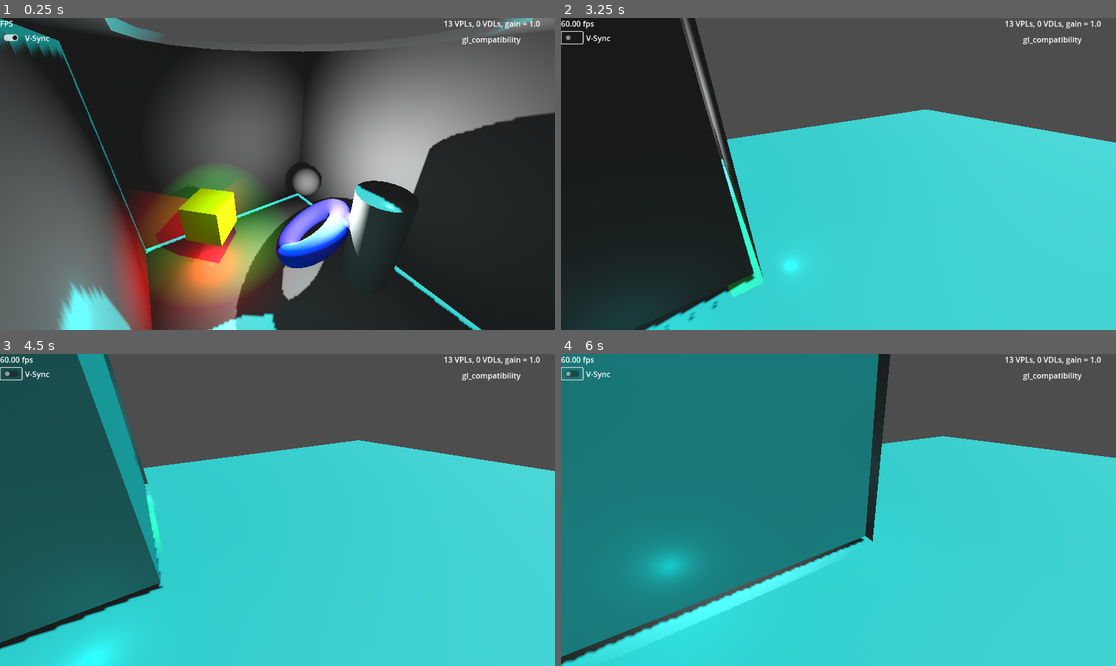
Above: before the commit, frames 1-4 (two rows, left to right).
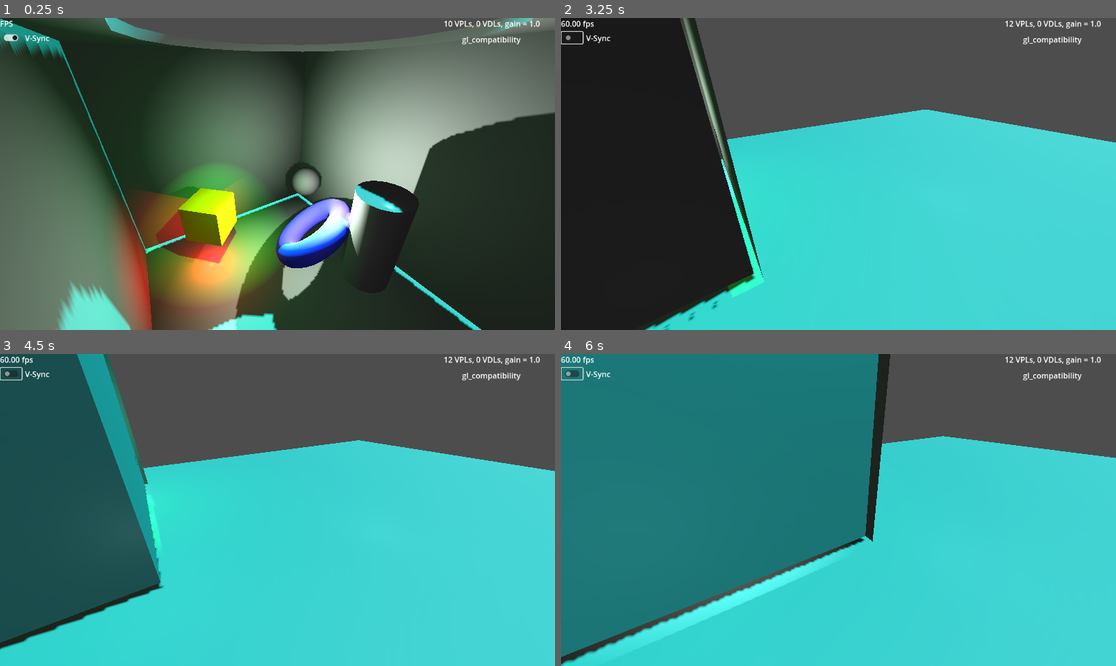
Above: after the commit, the same moments.

Repository: GregPickering/O1S_FauxGI
Game: Godot game, scene res://Scenes/scene_3d.tscn
The game is run twice, just before and just after one commit, with the same random seed, the same clock (stepped at 60 frames per second) and the same inputs.
Inputs (mouse positions are in pixels of both pictures, inside the frame that each line leads up to):
- Up to frame 1 (0.25 s): no input
- Up to frame 2 (3.25 s): tap Enter at 0.5 s; move the mouse to (960, 158) at 0.52 s; hold D 0.53-1.25 s; tap Q at 0.6, 2.85 s; click (960, 158) at 0.67 s; drag from (727, 189) to (810, 236) at 1.27 s; click (572, 36) at 2 s; move the mouse to (894, 105) at 2.77 s; hold D from 2.78 s (still down)
- Up to frame 3 (4.5 s): release D at 3.5 s; drag from (249, 572) to (111, 463) at 3.52 s; move the mouse to (444, 556) at 4.27 s; hold A from 4.28 s (still down); tap Q at 4.35 s
- Up to frame 4 (6 s): release A at 5 s; drag from (672, 463) to (755, 432) at 5.02 s; move the mouse to (866, 510) at 5.77 s; hold S from 5.78 s (still down); tap Q at 5.85 s; click (866, 510) at 5.92 s

The runs differ from the first frame. In frame 1, 16% of the frame differs, in the area x 10-82%, y 0-100%; in frame 2, 1.4%; in frame 3, 0.7%; in frame 4, 1.2%.

Commit message:
Directional lights well well now.
All directional lights are handled with a shared set of VPLs:
Base ray (plus oversampling) are cast from the camera, then backed off a bit.
Those hit points are checked against each directional light to see if they light it.
If so, we store the total energy, average color, position, and normal as a VPL

Diff:
--- a/O1S_FauxGI/faux_gi.gd
+++ b/O1S_FauxGI/faux_gi.gd
@@ -41,6 +41,9 @@
 ## scales all light power
 const scale_all_light_energy : float = 0.25
 
+# are we running in the editor
+var in_editor : bool = Engine.is_editor_hint()
+
 @export_category( "Scene Integration" )
 ## The node containing all the lights we wish to GI-ify
 @export var top_node : Node3D = null
@@ -64,7 +67,7 @@
 		set( value ):
 			per_omni = value
 			light_data_stale = true
-## How many raycasts per VPL per _physics_process, 0+
+## How many raycasts per VPL per _physics_process for spot and omni lights, 0+
 @export_range( 0, 100 ) var oversample : int = 8
 ## Filter the VPLs over time (0=never update/infinite filtering, 1=instant update/no filtering)
 @export_range( 0.01, 1.0, 0.01 ) var temporal_filter : float = 0.25
@@ -72,19 +75,19 @@
 @export_range( 0.0, 1.1, 0.01 ) var placement_fraction : float = 0.5
 
 @export_category( "Directional Lights" )
-## Generate a grid of NxN VPLs to approximate all DirectionalLight3D's.  A value
-## of 0 will use Virtual Directional Lights instead (which is a horrible
-## approximation for indoors)
-@export_range( 0, 16 ) var dir_NxN : int = 0
+## How many shared VPLs to approximate all DirectionalLight3D's.  A value
+## of 0 will use Virtual Directional Lights instead (which is a cheap but
+## horrible approximation for indoors)
+@export_range( 0, 16 ) var per_directional : int = 3:
+		set( value ):
+			per_directional = value
+			light_data_stale = true
+## How many raycasts per VPL per _physics_process for directional lights, 1+
+@export_range( 1, 100 ) var oversample_dir : int = 16
 ## Max distance for the placement of directional light bounces
-@export var directional_proximity : float = 5.0
+@export var directional_proximity : float = 20.0
 ## Max distance to check for directional light being intercepted
-@export var thickness : float = 10.0
-## Move the (average) contact point
-@export var shift_contact : float = 0.0
-enum DirCastPlane { NONE, X, Y, Z, ADAPT }
-## Cast all directional sample points into a plane
-@export var cast_plane : DirCastPlane = DirCastPlane.Y
+@export var thickness : float = 100.0
 
 # original light sources in the scene
 var light_sources : Array[ Light3D ] = []
@@ -94,7 +97,7 @@
 # do we need to start fresh with the temporal data?
 var light_data_stale : bool = true
 # put all directional lights into a grid
-var light_dir_grid : Array[ Dictionary ]
+var token_directional_light := DirectionalLight3D.new() # don't attach
 
 # keep a pool of our Virtual Points Lights
 var VPL_inst : Array[ RID ] = []
@@ -130,9 +133,7 @@
 	raycast_hits.clear()
 	raycast_misses.clear()
 	if bounce_gain >= 0.01:
-		light_dir_grid.clear()
-		if dir_NxN > 0:
-			light_dir_grid.resize( dir_NxN * dir_NxN )
+		var active_dir_lights : Array[ DirectionalLight3D ]
 		# to I need to refresh all light data?
 		if light_data_stale:
 			light_filter.clear()
@@ -140,28 +141,27 @@
 			light_data_stale = false
 		# now run through all active light sources in the scene
 		for light in light_sources:
-			if light.is_visible_in_tree():
+			if light.is_visible_in_tree() and (light.light_energy > 0.0):
 				light_filter.get_or_add( light, {} )
 				light_data.get_or_add( light, {} )
 				match light.get_class():
-					"DirectionalLight3D": process_dirl( light )
+					"DirectionalLight3D":
+						#process_dirl( light )
+						active_dir_lights.push_back( light )
 					"OmniLight3D": process_omni( light )
 					"SpotLight3D": process_spot( light )
 			else:
 				light_filter.erase( light )
 				light_data.erase( light )
+		# Directional lights
+		handle_all_directional_lights( active_dir_lights )
 		# Gather all active VPLs into a convenient array
 		var preVPLs : Array[ Dictionary ] = []
 		for light in light_data:
 			for idx in light_data[ light ]:
 				if light_data[ light ][ idx ][ ray_storage.energy ] > 0.0:
 					preVPLs.push_back( light_data[ light ][ idx ] )
-					preVPLs.back()[ ray_storage.color ] = light.light_color;
-		if light_dir_grid:
-			for lg in light_dir_grid:
-				if lg:
-					if lg[ ray_storage.energy ] > 0.0:
-						preVPLs.push_back( lg )
+					preVPLs.back()[ ray_storage.color ] = light.light_color
 		# Do we need a second pass to filter out the top N VPLs?
 		if preVPLs.size() > max_points:
 			# sort most to least energetic
@@ -242,16 +242,6 @@
 	query.from = from
 	query.to = to
 	var res_ray := space_state.intersect_ray( query )
-	# what did we hit?
-	#if res_ray:
-		## save based on some collision ID
-		#var cid = res_ray.face_index
-		#if not collisions.has( cid ):
-			#collisions[ cid ] = true
-			## and what did we hit?
-			#printt( "Entry " + str( collisions.size() ),
-					#res_ray.collider, res_ray.collider_id,
-					#res_ray.face_index, res_ray.rid, res_ray.shape )
 	# draw it?
 	if show_raycasts:
 		if res_ray:
@@ -305,23 +295,31 @@
 		avg_ray_res[ ray_storage.energy ] = sum_energy / rays.size()
 	return avg_ray_res
 
-func raycast_average( rays_from_to : PackedVector3Array ) -> Dictionary:
+func raycast_average( rays_from_to : PackedVector3Array,
+			target : Vector3, look : Vector3,
+			dist : float ) -> Dictionary:
 	var avg_ray_res : Dictionary
-	var hits : int = 0
+	var sum_score : float = 0.0
 	for ray_idx in range( 0, rays_from_to.size(), 2 ):
 		var res_ray := raycast( rays_from_to[ ray_idx ], rays_from_to[ ray_idx + 1 ] )
 		if res_ray:
-			hits += 1
-			if avg_ray_res:
-				avg_ray_res[ ray_storage.pos ] += res_ray.position
-				avg_ray_res[ ray_storage.norm ] += res_ray.normal
-			else:
-				avg_ray_res[ ray_storage.pos ] = res_ray.position
-				avg_ray_res[ ray_storage.norm ] = res_ray.normal
+			var score : float = lerpf( 1.0, 0.1, clamp(
+					target.distance_to( res_ray.position ) / dist, 0.0, 1.0 ) )
+			score *= max( 0.0, look.dot( res_ray.position - target ) )
+			if (score > 0.0) and (look.dot( res_ray.normal ) < 0.0):
+				sum_score += score
+				if avg_ray_res:
+					avg_ray_res[ ray_storage.pos ] += res_ray.position * score
+					avg_ray_res[ ray_storage.norm ] += res_ray.normal * score
+				else:
+					avg_ray_res[ ray_storage.pos ] = res_ray.position * score
+					avg_ray_res[ ray_storage.norm ] = res_ray.normal * score
 	if avg_ray_res:
-		avg_ray_res[ ray_storage.energy ] = 2.0 * hits / rays_from_to.size()
-		avg_ray_res[ ray_storage.pos ] /= hits
-		avg_ray_res[ ray_storage.norm ] /= hits
+		avg_ray_res[ ray_storage.energy ] = 2.0 * sum_score / rays_from_to.size()
+		avg_ray_res[ ray_storage.pos ] /= sum_score
+		avg_ray_res[ ray_storage.norm ] /= sum_score
+		# debug
+		$DirCastDebug.global_position = avg_ray_res[ ray_storage.pos ]
 	return avg_ray_res
 
 func jitter_ray_angle(	ray : Vector3, N : int, deg : float,
@@ -341,6 +339,44 @@
 			var sample_vec := Vector3.octahedron_decode( samp_2d )
 			rays.push_back( (xform * sample_vec) * length )
 	return rays
+
+var cached_omni_rays : PackedVector3Array = []
+func distribute_omni_rays( N : int ) -> PackedVector3Array:
+	if N != cached_omni_rays.size():
+		cached_omni_rays.clear()
+		match abs( N ):
+			0:	# do nothing
+				pass
+			1:	# this is a single point
+				cached_omni_rays.append( Vector3.DOWN )
+			2:	# up and down
+				const _two_dirs : Array[ Vector3 ] = [
+						Vector3(0,+1,0), Vector3(0,-1,0) ]
+				cached_omni_rays.append_array( _two_dirs )
+			3: # 3 points in a plane (no up/down)
+				const _three_dirs : Array[ Vector3 ] = [
+						Vector3(1,0,0), Vector3(-0.6,0,0.8), Vector3(-0.6,0,-0.8) ]
+				cached_omni_rays.append_array( _three_dirs )
+			4, 5: # 4 faces of a tetrahedron, decent
+				const _tds : float = 1.0 / sqrt( 3.0 )
+				const _tet_dirs : Array[ Vector3 ] = [
+						Vector3(1,1,-1) * _tds, Vector3(1,-1,1) * _tds,
+						Vector3(-1,1,1) * _tds, Vector3(-1,-1,-1) * _tds ]
+				cached_omni_rays.append_array( _tet_dirs )
+				if N == 5:
+					cached_omni_rays.append( Vector3.ONE )
+			_:	# 6 faces of a cube (better), plus more if needed
+				const _cube_dirs : Array[ Vector3 ] = [
+						Vector3(0,0,+1), Vector3(0,0,-1),
+						Vector3(0,+1,0), Vector3(0,-1,0),
+						Vector3(+1,0,0), Vector3(-1,0,0) ]
+				cached_omni_rays.append_array( _cube_dirs )
+				if N > 6:
+					# add extras randomly
+					for i in (N - 6):
+						cached_omni_rays.push_back( Vector3.octahedron_decode(
+								qrnd_distrib( i * 17 + 33 ) ) )
+	return cached_omni_rays.duplicate()
 
 func process_rays_angle( from : Vector3, to : Vector3, N : int, deg : float ) -> Dictionary:
 	if N > 0:
@@ -375,7 +411,7 @@
 		light_filter[ light ].erase( idx )
 		light_data[ light ].erase( idx )
 
-func process_light_rays( light : Light3D, rays : Array[ Vector3 ], angle_deg : float, modulate : float ):
+func process_light_rays( light : Light3D, rays : PackedVector3Array, angle_deg : float, modulate : float ):
 	for ray_idx in rays.size():
 		var ray_res := process_rays_angle(
 						light.global_position,
@@ -388,56 +424,77 @@
 			light_filter[ light ].erase( ray_idx )
 			light_data[ light ].erase( ray_idx )
 
-func process_dirl( light : Light3D ):
-	var light_dir : Vector3 = light.global_basis.z * -thickness
+func process_directional_light_rays(	lights : Array[ DirectionalLight3D ],
+										base_rays : PackedVector3Array,
+										angle_deg : float, modulate : float ):
+	for ray_idx in base_rays.size():
+		# oversample each base ray
+		var N : int = max( 1, oversample_dir )
+		var sum_color : Color = Color()
+		var sum_position := Vector3.ZERO
+		var sum_normal := Vector3.ZERO
+		var sum_energy : float = 0.0
+		var rays := jitter_ray_angle( base_rays[ ray_idx ], N, angle_deg )
+		for ray in rays:
+			# I don't want these raycasts draw, even in debug
+			query.from = _camera.global_position
+			query.to = _camera.global_position + ray
+			var res := space_state.intersect_ray( query )
+			if res:
+				var norm : Vector3 = res.normal
+				# we hit something, now see if the directional lights can hit it too
+				for light in lights:
+					var e : float = norm.dot( light.global_basis.z ) * light.light_energy
+					if e > 0.0:
+						# do a raycast to make sure the directional light doesn't hit anything
+						var pos : Vector3 = lerp( _camera.global_position, res.position, 0.75 )
+						if not raycast(		pos + light.global_basis.z * thickness,
+											pos + light.global_basis.z * 0.001 ):
+							sum_energy += e
+							sum_color += light.light_color * e
+							sum_position += pos * e
+							sum_normal += norm * e
+		if sum_energy > 0.0:
+			var light_entry : Dictionary = {}
+			light_entry[ ray_storage.energy ] = sum_energy
+			light_entry[ ray_storage.pos ] = sum_position / sum_energy
+			light_entry[ ray_storage.norm ] = sum_normal / sum_energy
+			light_entry[ ray_storage.color ] = sum_color / sum_energy
+			light_entry[ ray_storage.rad ] = directional_proximity
+			update_light_data( token_directional_light, ray_idx, light_entry, modulate / N )
+			active_VPLs += 1
+		else:
+			light_filter[ token_directional_light ].erase( ray_idx )
+			light_data[ token_directional_light ].erase( ray_idx )
+
+func handle_all_directional_lights( lights : Array[ DirectionalLight3D ] ):
+	# like an omnilight, cast rays from the camera
+	if lights:
+		if per_directional > 0:
+			light_filter.get_or_add( token_directional_light, {} )
+			light_data.get_or_add( token_directional_light, {} )
+
+			var rays := distribute_omni_rays( per_directional )
+			for i in rays.size():
+				rays[i] *= directional_proximity
+			# do the ray casts
+			var compensate_N_pts : float = 1.0 / rays.size()
+			var angle_deg : float = sqrt( 14400.0 * compensate_N_pts )
+			process_directional_light_rays( lights, rays, angle_deg,
+							bounce_gain * scale_all_light_energy * compensate_N_pts )
+		else:
+			for light in lights:
+				trivial_directional( light )
+	else:
+		light_filter.erase( token_directional_light )
+		light_data.erase( token_directional_light )
+
+func trivial_directional( light : Light3D ):
 	var e : float = (light.light_energy * light.light_indirect_energy *
 				scale_all_light_energy * bounce_gain)
-	if dir_NxN < 1:
-		# directly place a Virtual Directional Light, instead of VPLs
-		config_VDL( active_VDLs, light.global_basis.z, light.light_color, e )
-		active_VDLs += 1
-	else:
-		e /= dir_NxN * dir_NxN
-		var offset : float = (dir_NxN - 1.0) * 0.5 + 0.5
-		var center : Vector3 = _camera.global_position - _camera.global_basis.z * directional_proximity * 0.35
-		var sample_basis := Basis()
-		match cast_plane:
-			DirCastPlane.X:
-				sample_basis = Basis( Quaternion( _camera.global_basis.y, Vector3(1,0,0) ) )
-			DirCastPlane.Y:
-				sample_basis = Basis( Quaternion( _camera.global_basis.y, Vector3(0,1,0) ) )
-			DirCastPlane.Z:
-				sample_basis = Basis( Quaternion( _camera.global_basis.y, Vector3(0,0,0) ) )
-			DirCastPlane.ADAPT:
-				sample_basis = Basis( Quaternion( _camera.global_basis.y, light.global_basis.z ) )
-		sample_basis *= _camera.global_basis
-		var stride : float = directional_proximity / dir_NxN
-		var stride_i = sample_basis * Vector3( -0.7071, 0, +0.7071 ) * stride
-		var stride_j = sample_basis * Vector3( +0.7071, 0, +0.7071 ) * stride
-		var idx : int = 0
-		for j in dir_NxN:
-			for i in dir_NxN:
-				var rays_from_to : PackedVector3Array = []
-				for samp in oversample:
-					var ij : Vector2 = qrnd_distrib( samp ) + Vector2( i - offset, j - offset )
-					var pt : Vector3 = center + stride_i * ij.x + stride_j * ij.y
-					rays_from_to.push_back( pt - light_dir )
-					rays_from_to.push_back( pt + light_dir )
-				var res_ray := raycast_average( rays_from_to )
-				if res_ray:
-					var norm : Vector3 = res_ray[ ray_storage.norm ]
-					if norm.dot( light.global_basis.z ) > 0.0:
-						#if norm.dot( res_ray[ ray_storage.pos ] - _camera.global_position ) < 0.0:
-						res_ray[ ray_storage.color ] = light.light_color
-						res_ray[ ray_storage.energy ] = e
-						res_ray[ ray_storage.rad ] = directional_proximity
-						res_ray[ ray_storage.pos ] += light.global_basis.z * shift_contact
-						light_dir_grid[ idx ] = res_ray
-					else:
-						# there was a raycast hit, but we don't want the result
-						res_ray[ ray_storage.energy ] = 0
-						light_dir_grid[ idx ] = res_ray
-				idx += 1
+	# directly place a Virtual Directional Light, instead of VPLs
+	config_VDL( active_VDLs, light.global_basis.z, light.light_color, e )
+	active_VDLs += 1
 
 func process_spot( light : Light3D ):
 	var compensate_N_pts : float = 1.0 / per_spot
@@ -448,39 +505,8 @@
 		light.light_energy * bounce_gain * scale_all_light_energy * compensate_N_pts )
 
 func process_omni( light : Light3D ):
-	# where do I want to cast rays
-	var rays : Array[ Vector3 ] = []
-	match abs( per_omni ):
-		0:	# do nothing
-			return
-		1:	# this is a single point
-			rays.append( Vector3.DOWN )
-		2:	# up and down
-			const _two_dirs : Array[ Vector3 ] = [
-					Vector3(0,+1,0), Vector3(0,-1,0) ]
-			rays.append_array( _two_dirs )
-		3: # 3 points in a plane (no up/down)
-			const _three_dirs : Array[ Vector3 ] = [
-					Vector3(1,0,0), Vector3(-0.6,0,0.8), Vector3(-0.6,0,-0.8) ]
-			rays.append_array( _three_dirs )
-		4, 5: # 4 faces of a tetrahedron, decent
-			const _tds : float = 1.0 / sqrt( 3.0 )
-			const _tet_dirs : Array[ Vector3 ] = [
-					Vector3(1,1,-1) * _tds, Vector3(1,-1,1) * _tds,
-					Vector3(-1,1,1) * _tds, Vector3(-1,-1,-1) * _tds ]
-			rays.append_array( _tet_dirs )
-		_:	# 6 faces of a cube (better), plus more if needed
-			const _cube_dirs : Array[ Vector3 ] = [
-					Vector3(0,0,+1), Vector3(0,0,-1),
-					Vector3(0,+1,0), Vector3(0,-1,0),
-					Vector3(+1,0,0), Vector3(-1,0,0) ]
-			rays.append_array( _cube_dirs )
-			if per_omni > 6:
-				# add extras randomly
-				for i in (per_omni - 6):
-					rays.push_back( Vector3.octahedron_decode(
-							qrnd_distrib( i * 17 + 33 ) ) )
-	# size the rays correctly
+	# where do I want to cast rays, and size them correctly
+	var rays := distribute_omni_rays( per_omni )
 	for i in rays.size():
 		rays[i] *= light.omni_range
 	# do the ray casts
@@ -491,7 +517,7 @@
 
 func _ready():
 	# grab the camera
-	if Engine.is_editor_hint():
+	if in_editor:
 		# Get EditorInterface this way because it does not exist in a build
 		var editor_interface := Engine.get_singleton( "EditorInterface" )
 		_camera = editor_interface.get_editor_viewport_3d().get_camera_3d()
--- a/Scenes/scene_3d.tscn
+++ b/Scenes/scene_3d.tscn
@@ -22,7 +22,6 @@
 
 [node name="FauxGI" parent="." instance=ExtResource("1_q5cge")]
 bounce_gain = 1.0
-dir_NxN = 2
 
 [node name="WorldEnvironment" type="WorldEnvironment" parent="."]
 environment = SubResource("Environment_q5cge")
@@ -76,7 +75,7 @@
 size = Vector3(15.4212, 0.1, 36.4354)
 
 [node name="SpinSpot" type="Node3D" parent="."]
-transform = Transform3D(-0.988138, 0, -0.153568, 0, 1, 0, 0.153568, 0, -0.988138, 0, 0, 0)
+transform = Transform3D(-0.754169, 0, 0.65668, 0, 1, 0, -0.65668, 0, -0.754169, 0, 0, 0)
 script = ExtResource("3_ok1gl")
 
 [node name="SpotLight3D" type="SpotLight3D" parent="SpinSpot"]
@@ -93,7 +92,7 @@
 shadow_enabled = true
 
 [node name="SpinDir" type="Node3D" parent="."]
-transform = Transform3D(-0.580913, 0, -0.813965, 0, 1, 0, 0.813965, 0, -0.580913, 0, 0, 0)
+transform = Transform3D(-0.391447, 0, -0.920201, 0, 1, 0, 0.920201, 0, -0.391447, 0, 0, 0)
 script = ExtResource("3_ok1gl")
 speed = -0.25
 
